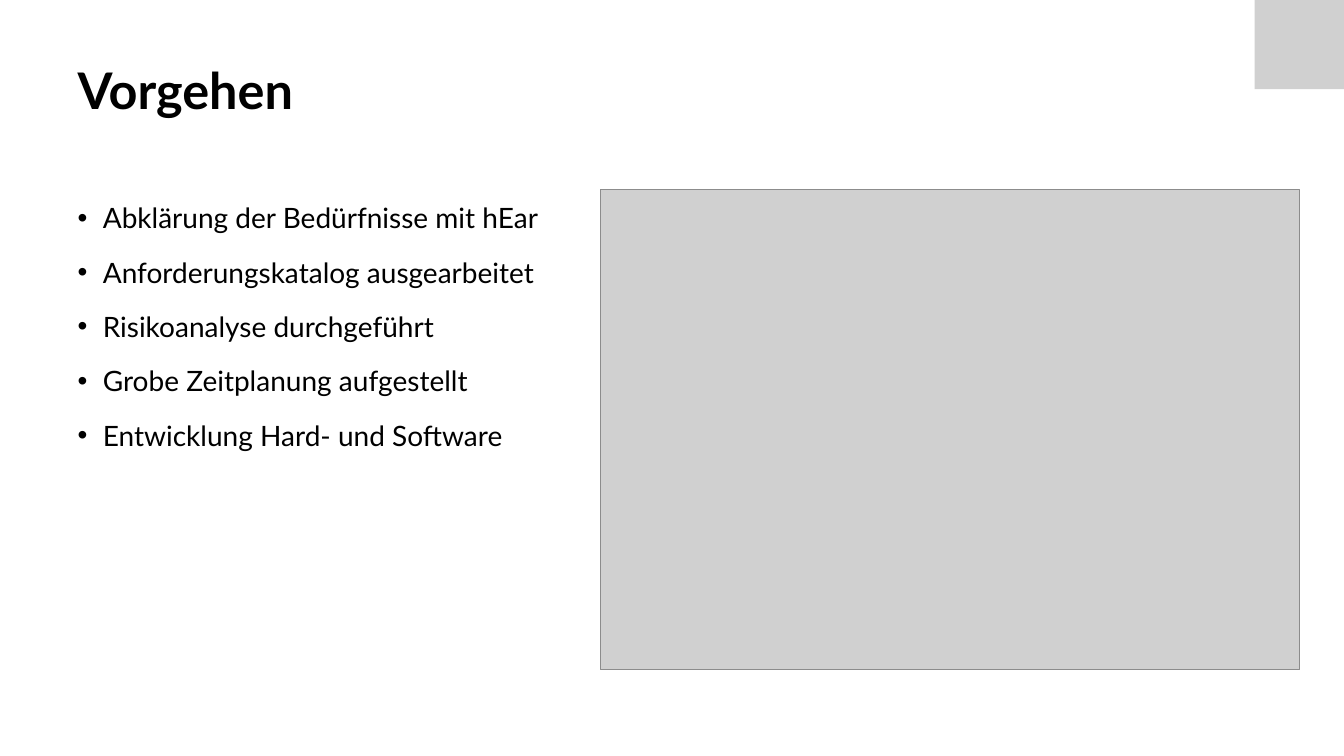
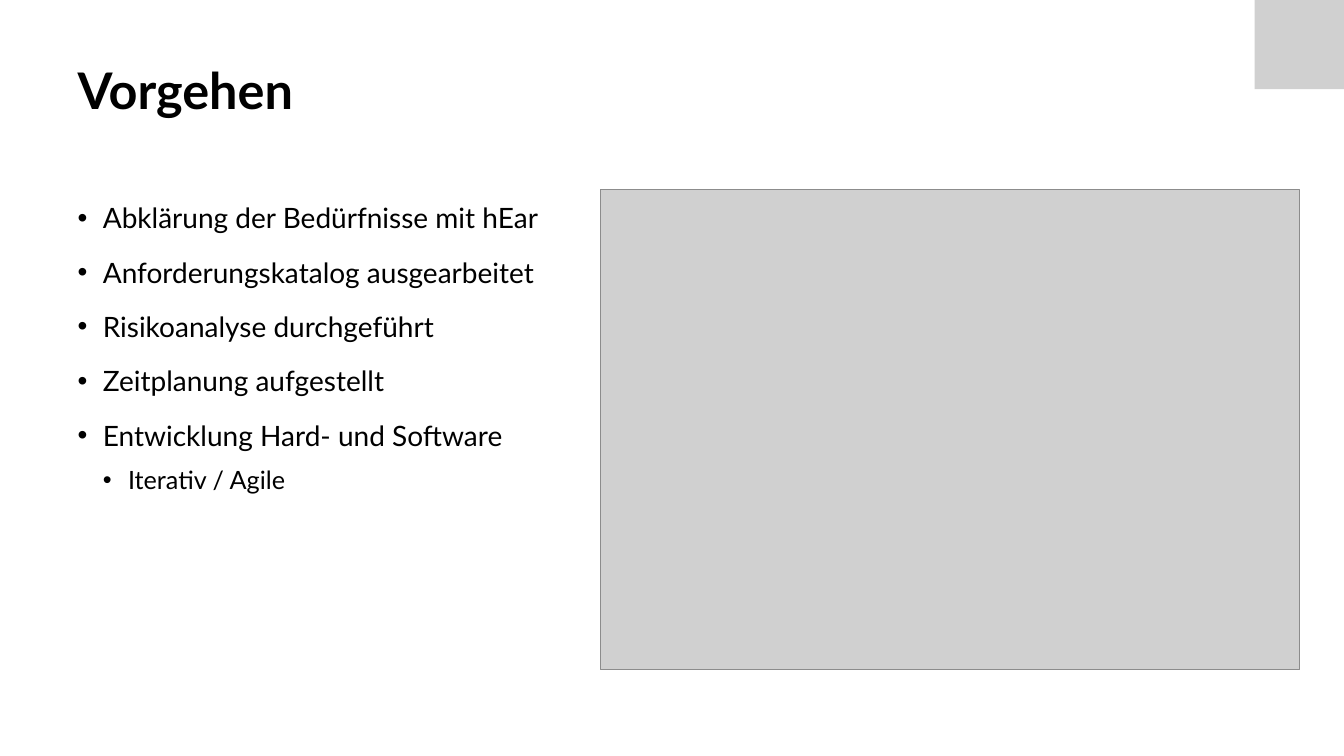
Before and after one commit to Froster2406/BAT2024, a slide deck: slide 5 of Dokumentation/Präsentation/BAT_Zwischenpraesentation.pptx. Drawn at 1344x756 pixels with LibreOffice and Linux fonts; fonts in the diff are those of the drawing; grey boxes stand for pictures. Boxes give left, top, right and bottom in pixels: in the first picture for what was removed or moved away, otherwise in the second. Text is boxed around its words. In the diff, an @@ line names an element or a change of style, - is before the commit and + after.

```diff
--- a/Dokumentation/Präsentation/BAT_Zwischenpraesentation.pptx
+++ b/Dokumentation/Präsentation/BAT_Zwischenpraesentation.pptx
@@ text at [103,370,385,396]: text changed @@
-• Grobe Zeitplanung aufgestellt
+• Zeitplanung aufgestellt
@@ text at [128,470,285,494]: paragraph added @@
+  • Iterativ / Agile
```
Also in this commit, not shown: 8 other slides changed, 3 other files.
